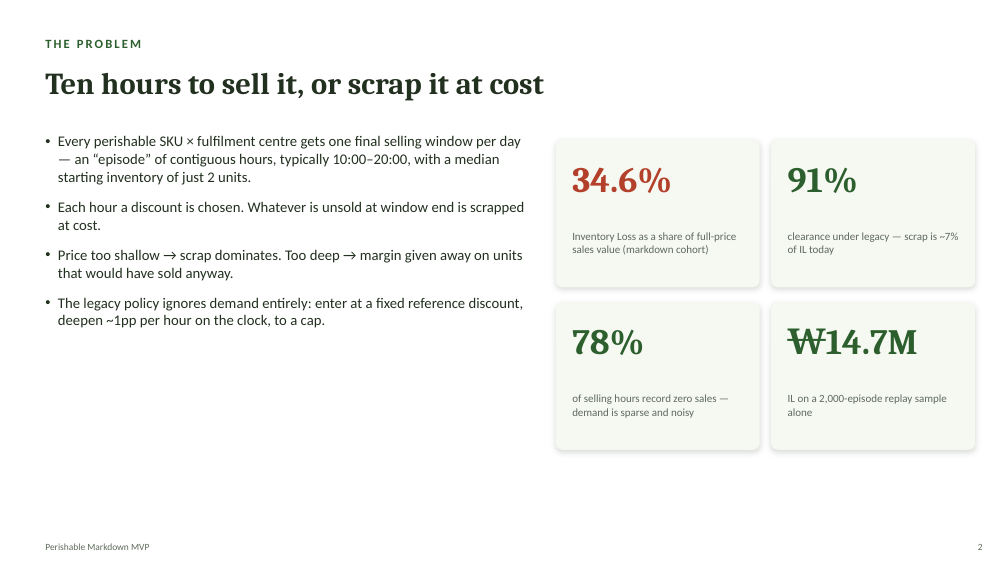
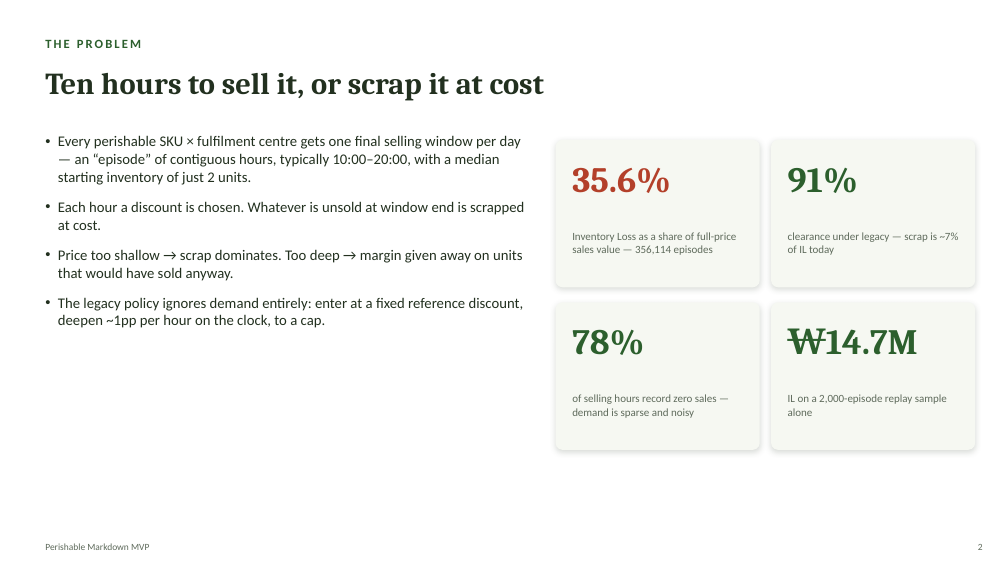
Before and after one commit to Kamalyunus/fresh-markdown, a slide deck: slide 2 of docs/perishable_markdown_tech_deck.pptx. Drawn at 1008x567 pixels with LibreOffice and Linux fonts; fonts in the diff are those of the drawing. Boxes give left, top, right and bottom in pixels: in the first picture for what was removed or moved away, otherwise in the second. Text is boxed around its words. In the diff, an @@ line names an element or a change of style, - is before the commit and + after.

```diff
--- a/docs/perishable_markdown_tech_deck.pptx
+++ b/docs/perishable_markdown_tech_deck.pptx
@@ text at <box>572,168,671,193</box>: text changed @@
-34.6%
+35.6%
@@ text at <box>572,232,737,255</box>: text changed @@
-Inventory Loss as a share of full-price sales value (markdown cohort)
+Inventory Loss as a share of full-price sales value — 356,114 episodes
```
Also in this commit, not shown: 2 other slides changed, 6 other files.
